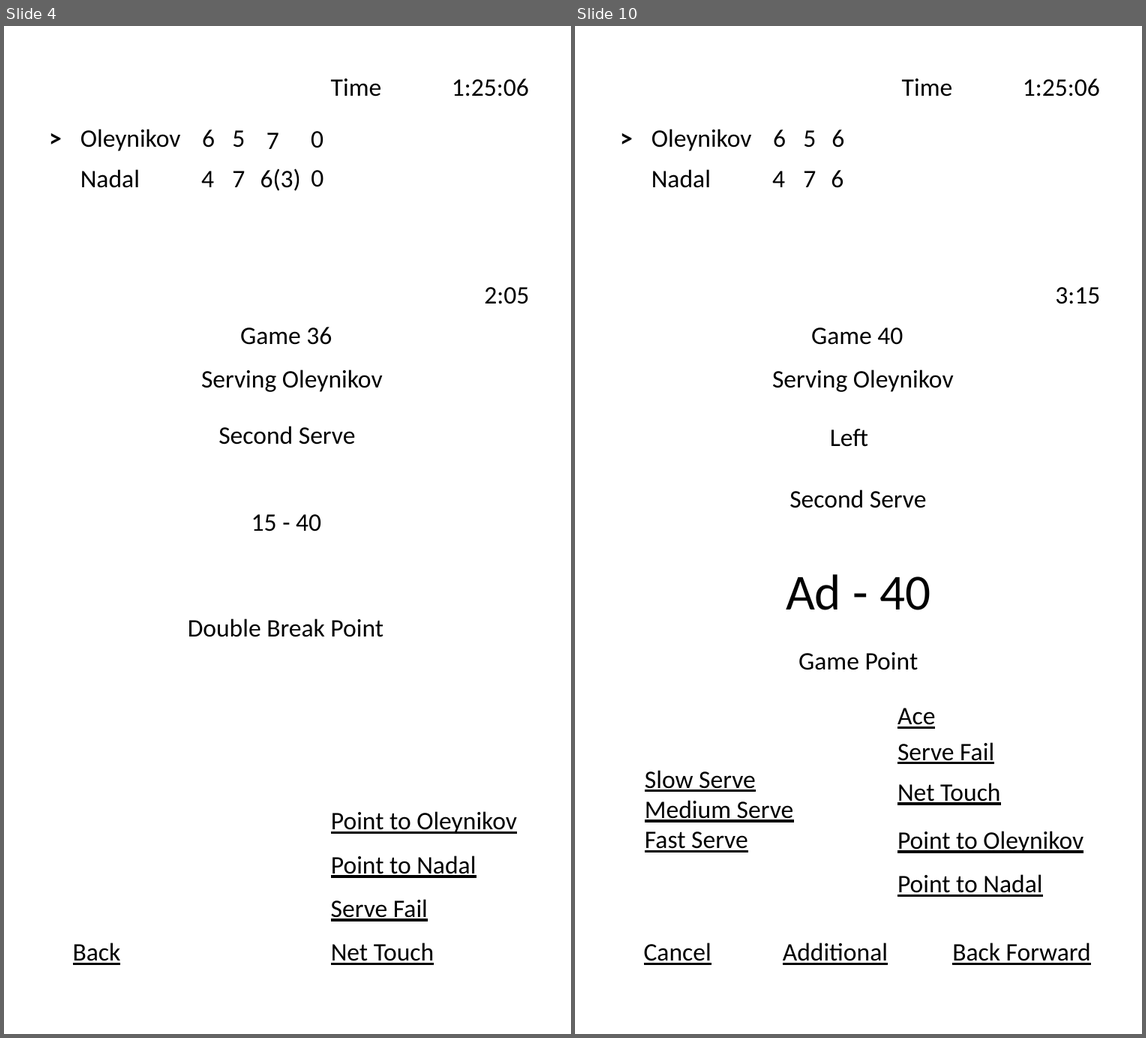
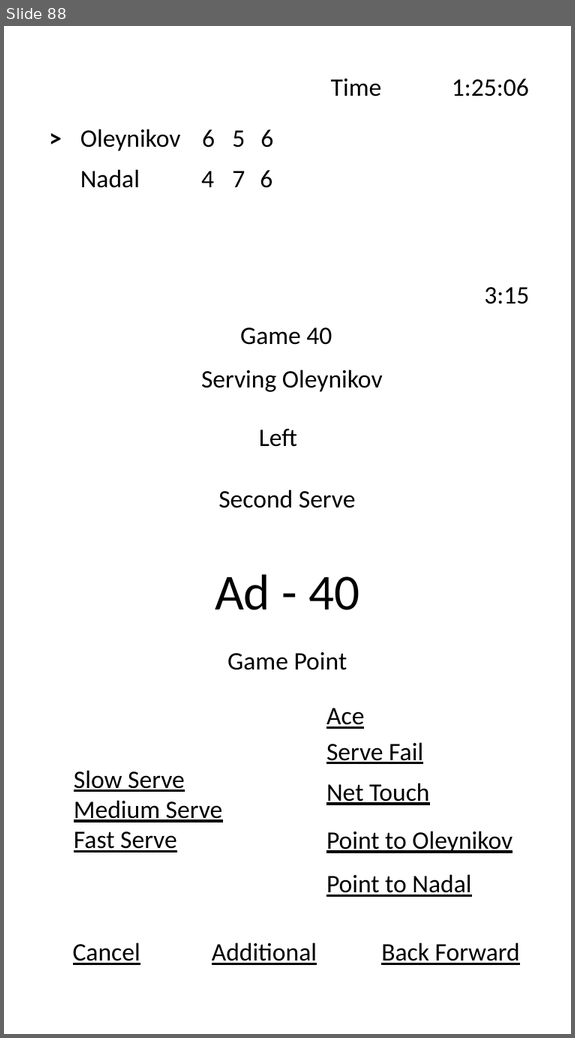
Before and after one commit to yuriyoleynikov/YoTennis, a slide deck: docs/UI.pptx. Shown side by side, each under a label of ours: slides 4 and 10 before the commit, slide 88 after it; the slides between them are not shown. The pictures are 1146x1038 and 575x1038 pixels, drawn with LibreOffice and Linux fonts; fonts in the diff are those of the drawing. Boxes give left, top, right and bottom in pixels: in the first picture for what was removed or moved away, otherwise in the second. Text is boxed around its words. In the diff, an @@ line names an element or a change of style, - is before the commit and + after.

```diff
--- a/docs/UI.pptx
+++ b/docs/UI.pptx
@@ slide 4 removed at (x1=4, y1=26, x2=571, y2=1034), background #FFFFFF @@
@@ text removed at (x1=331, y1=78, x2=382, y2=96) @@
-Time
@@ text removed at (x1=452, y1=78, x2=529, y2=96) @@
-1:25:06
@@ text removed at (x1=39, y1=117, x2=72, y2=157) @@
->
@@ text removed at (x1=80, y1=129, x2=181, y2=151) @@
-Oleynikov
@@ text removed at (x1=202, y1=130, x2=215, y2=148) @@
-6
@@ text removed at (x1=232, y1=130, x2=245, y2=148) @@
-5
@@ text removed at (x1=266, y1=132, x2=279, y2=149) @@
-7
@@ text removed at (x1=311, y1=131, x2=324, y2=148) @@
-0
@@ text removed at (x1=80, y1=169, x2=140, y2=188) @@
-Nadal
@@ text removed at (x1=201, y1=171, x2=214, y2=187) @@
-4
@@ text removed at (x1=232, y1=171, x2=245, y2=187) @@
-7
@@ text removed at (x1=260, y1=168, x2=301, y2=191) @@
-6(3)
@@ text removed at (x1=311, y1=170, x2=324, y2=187) @@
-0
@@ text removed at (x1=484, y1=287, x2=529, y2=304) @@
-2:05
@@ text removed at (x1=240, y1=327, x2=332, y2=345) @@
-Game 36
@@ text removed at (x1=201, y1=370, x2=383, y2=392) @@
-Serving Oleynikov
@@ text removed at (x1=218, y1=426, x2=356, y2=444) @@
-Second Serve
@@ text removed at (x1=252, y1=514, x2=321, y2=532) @@
-15 - 40
@@ text removed at (x1=188, y1=618, x2=384, y2=637) @@
-Double Break Point
@@ text removed at (x1=331, y1=811, x2=517, y2=834) @@
-Point to Oleynikov
@@ text removed at (x1=331, y1=856, x2=476, y2=878) @@
-Point to Nadal
@@ text removed at (x1=331, y1=899, x2=428, y2=922) @@
-Serve Fail
@@ text removed at (x1=73, y1=942, x2=121, y2=965) @@
-Back
@@ text removed at (x1=331, y1=942, x2=434, y2=965) @@
-Net Touch
@@ what was slide 10 is now slide 88 @@
```
Also in this commit, not shown: 10 slides changed, 77 slides added, 3 other slides removed.
